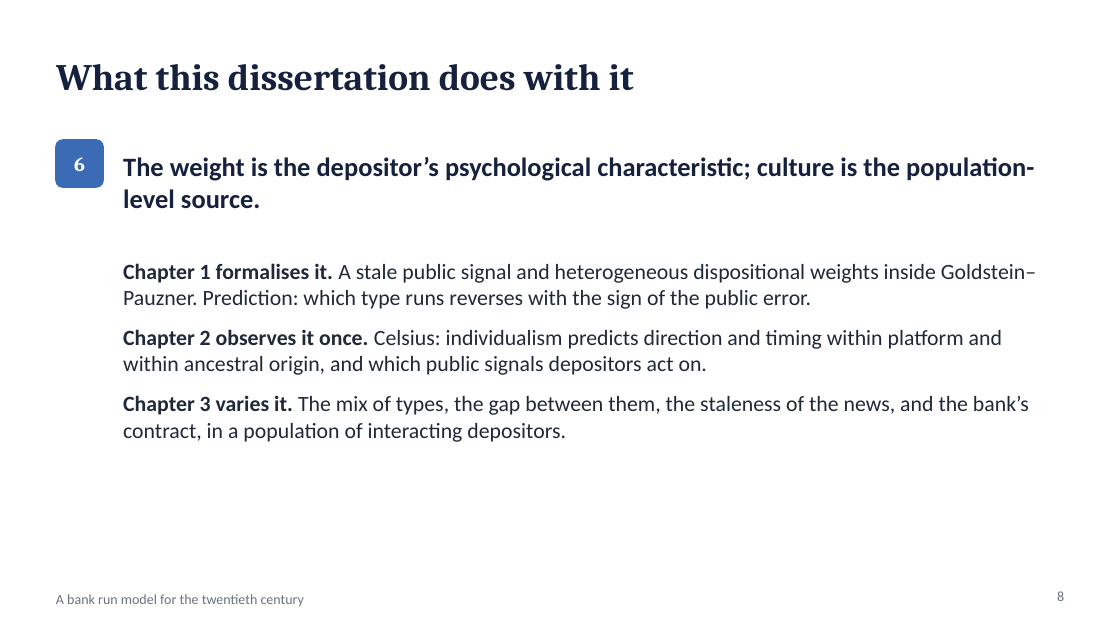
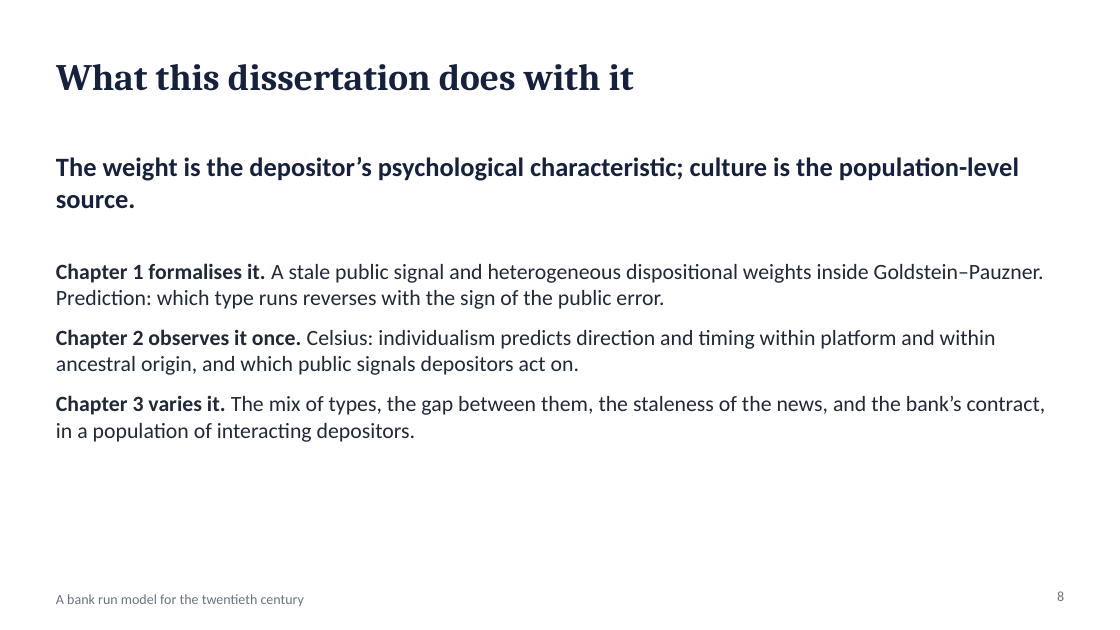
Before and after one commit to wlstover/BankRuns5, a slide deck: slide 8 of docs/deck_2026-10-26_seminar.pptx. Drawn at 1120x630 pixels with LibreOffice and Linux fonts; fonts in the diff are those of the drawing. Boxes give left, top, right and bottom in pixels: in the first picture for what was removed or moved away, otherwise in the second. Text is boxed around its words. In the diff, an @@ line names an element or a change of style, - is before the commit and + after.

```diff
--- a/docs/deck_2026-10-26_seminar.pptx
+++ b/docs/deck_2026-10-26_seminar.pptx
@@ text "The weight is the depositor’s ..." rewrapped from [123,157,1034,208] to [56,157,1019,208] @@
@@ rounded rectangle removed at [56,140,103,187] @@
@@ text removed at [74,157,85,171] @@
-6
@@ text "Chapter 1 formalises it. A ..." rewrapped from [123,263,1036,442] to [56,263,1046,442] @@
```
Also in this commit, not shown: 6 other slides changed, 2 other files.
